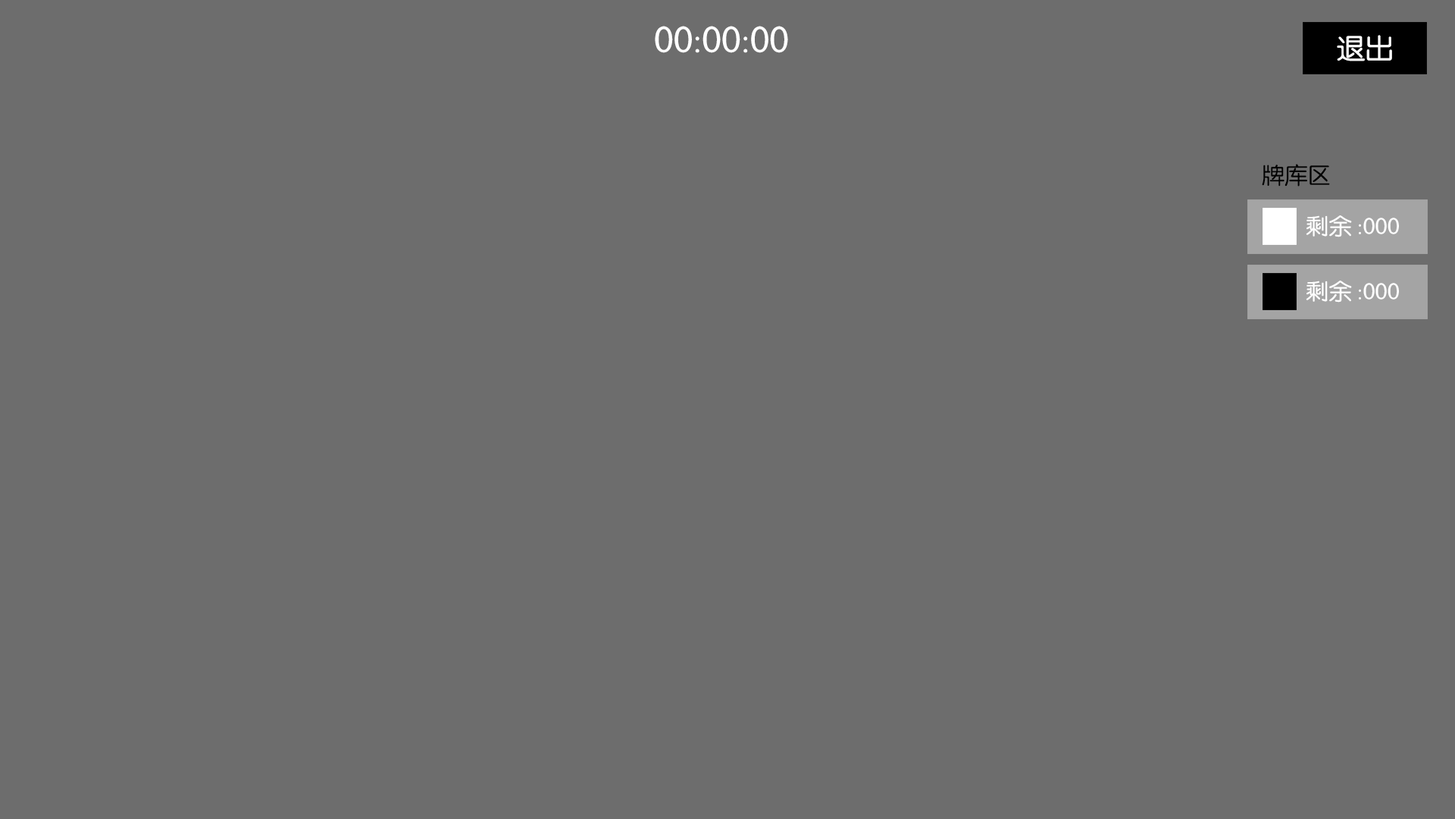
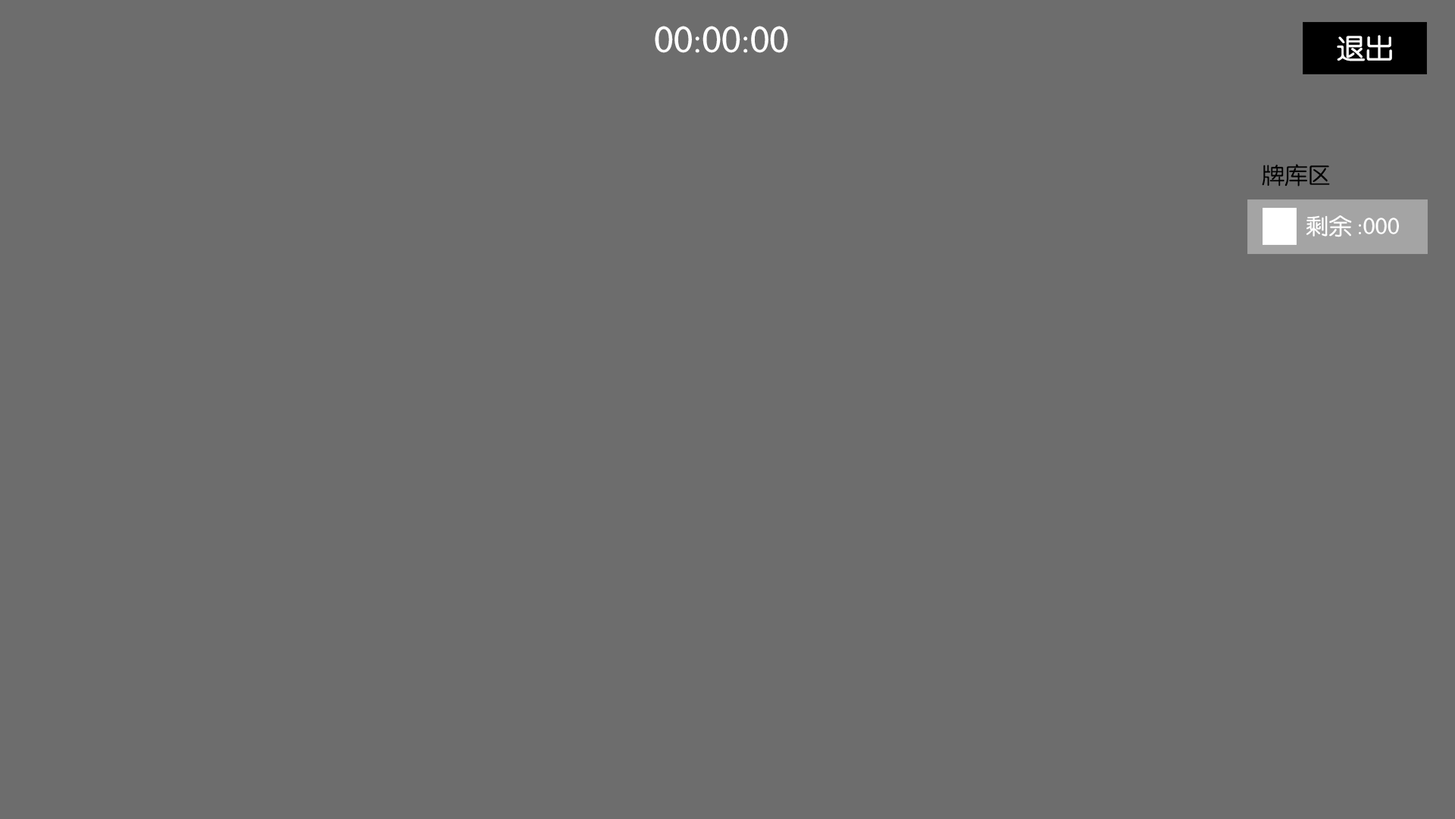
Comparing the layer stacks of the two 1455x819 images. Changes:
removed group "Button_Deck2_shrink" (3 layers) from group "Container_Deck_MiddleRight" over (1247, 264, 1429, 320)
removed layer "Text_MiddleLeft|overFlow" (1st of 2, in "Container_Panel_Stretch" › "Container_Deck_MiddleRight" › "Button_Deck2_shrink") from group "Button_Deck2_shrink" over (1306, 280, 1400, 303)
removed layer "sharedAnchor" (1st of 2, in "Container_Panel_Stretch" › "Container_Deck_MiddleRight" › "Button_Deck2_shrink") from group "Button_Deck2_shrink" over (1262, 272, 1297, 311)
removed layer "zhezhao_4,4,4,4|NoTex" (2nd of 3, in "Container_Panel_Stretch" › "Container_Deck_MiddleRight" › "Button_Deck2_shrink") from group "Button_Deck2_shrink" over (1247, 264, 1429, 320)
